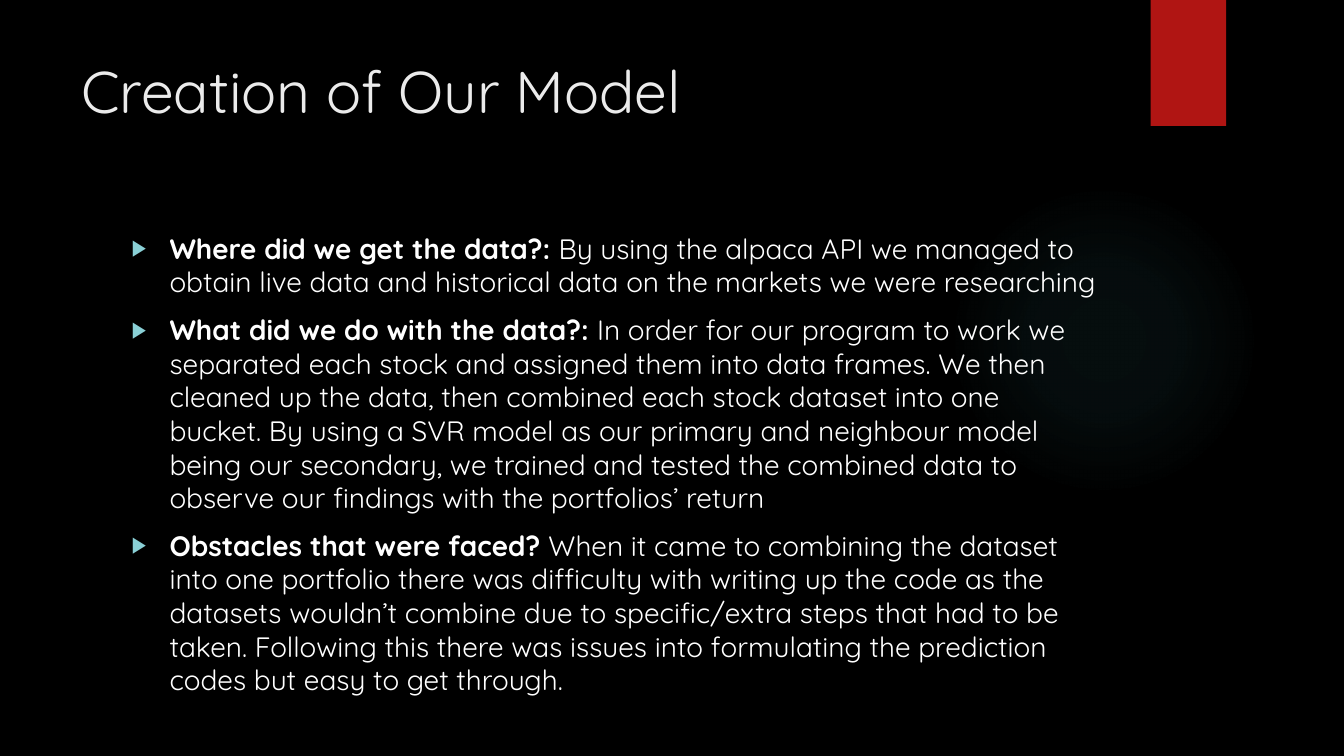
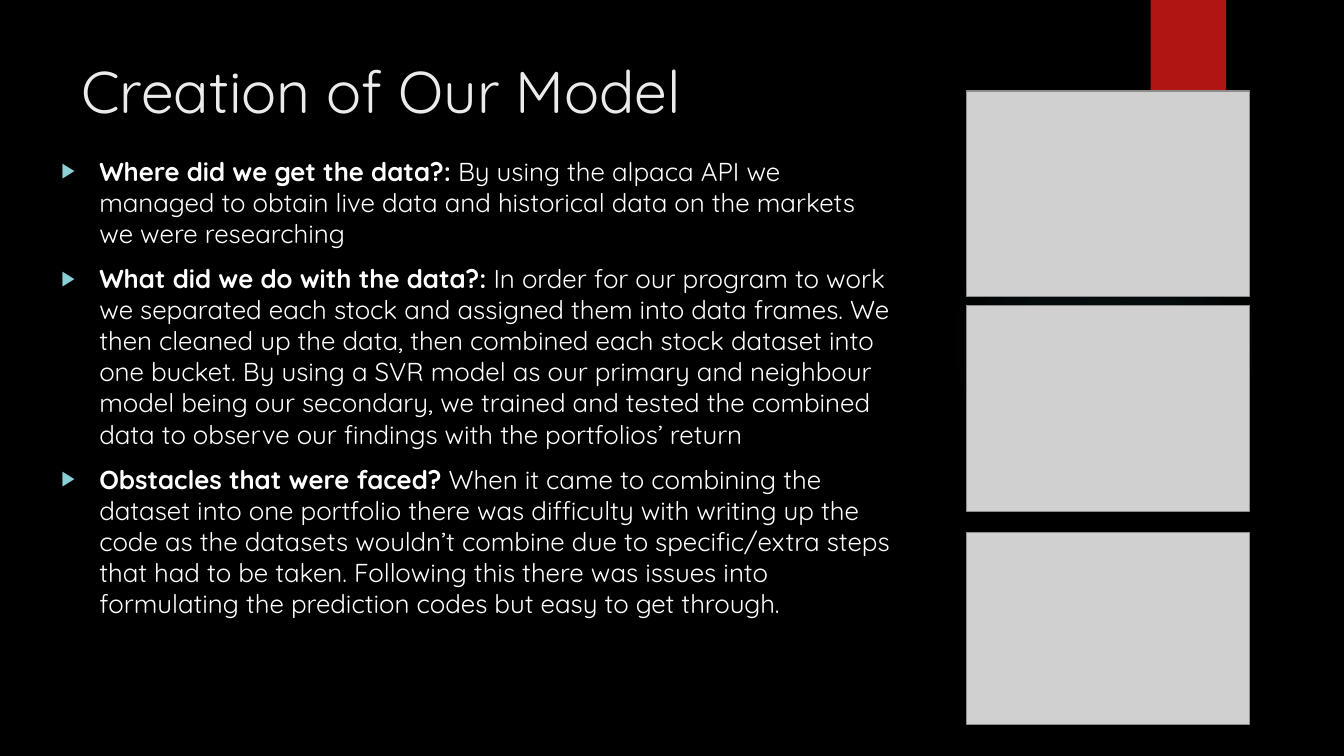
Before and after one commit to Damien-Nguyen/Analysis-of-Optimal-Investment-Portfolio, a slide deck: slide 4 of Stock Price Predictions & Analysis.pptx. Drawn at 1344x756 pixels with LibreOffice and Linux fonts; fonts in the diff are those of the drawing; grey boxes stand for pictures; background and template pictures are left out. Boxes give left, top, right and bottom in pixels: in the first picture for what was removed or moved away, otherwise in the second. Text is boxed around its words. In the diff, an @@ line names an element or a change of style, - is before the commit and + after.

```diff
--- a/Stock Price Predictions & Analysis.pptx
+++ b/Stock Price Predictions & Analysis.pptx
@@ picture added at [967,91,1250,296] @@
@@ text "Where did we get the ...": place and size @@
-text "Where did we get the ..." at [170,238,1096,696]
+text "Where did we get the ..." at [99,162,890,618]
@@ text "Where did we get the ..." at [99,162,890,618]: size 20 to 18.5 pt @@
@@ picture added at [967,306,1250,511] @@
@@ picture added at [967,532,1250,724] @@
```
Also in this commit, not shown: 2 other slides changed, 6 other files.
